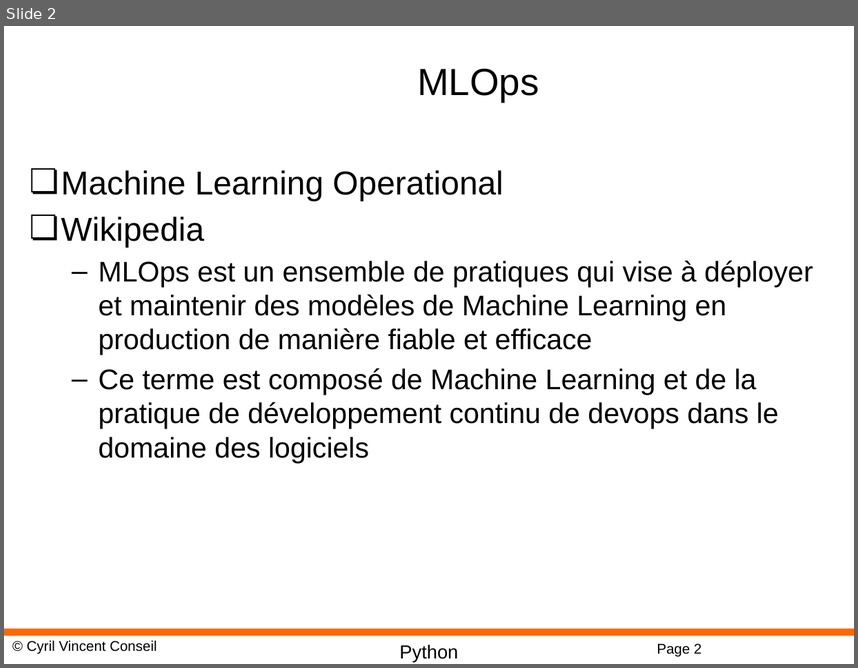
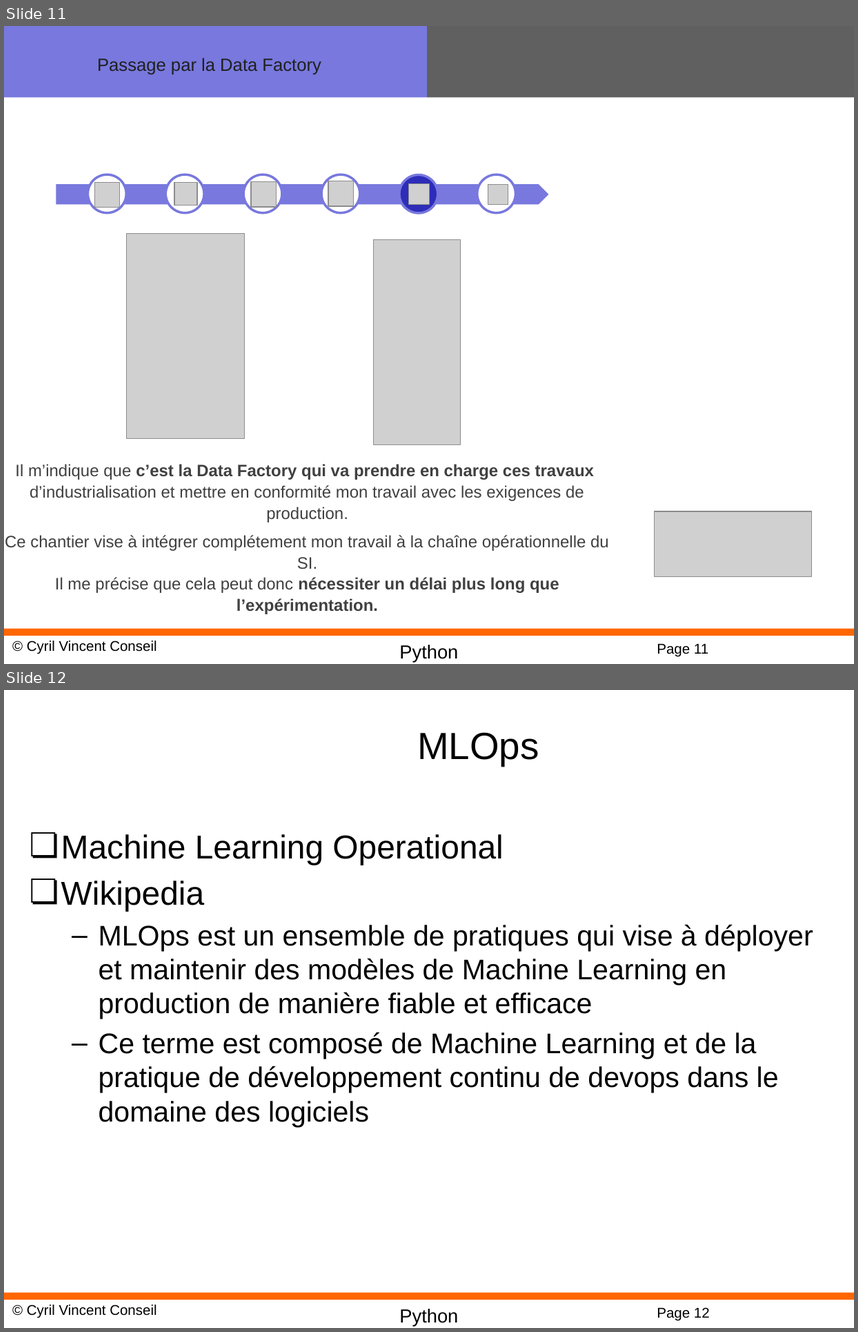
Before and after one commit to cyrilvincent/bigdata, a slide deck: ppt/BigData12-Project.pptx. Shown one above the other, each under a label of ours: slide 2 before the commit, slides 11 and 12 after it. The pictures are 858x668 and 858x1332 pixels, drawn with LibreOffice and Linux fonts; fonts in the diff are those of the drawing; grey boxes stand for pictures; background and template pictures are left out. Boxes give left, top, right and bottom in pixels: in the first picture for what was removed or moved away, otherwise in the second. Text is boxed around its words. In the diff, an @@ line names an element or a change of style, - is before the commit and + after.

```diff
--- a/ppt/BigData12-Project.pptx
+++ b/ppt/BigData12-Project.pptx
@@ slide 11 added at bbox=[4, 26, 854, 664], background #FFFFFF; not listed: 4 template elements that a slide beside it also shows @@
@@ rectangle added at bbox=[4, 26, 428, 97], fill #7878DE @@
@@ rectangle added at bbox=[428, 26, 854, 97], fill #606060 @@
@@ title added at bbox=[97, 58, 321, 75], 15 pt, text #202020 @@
+Passage par la Data Factory
@@ group added at bbox=[56, 175, 549, 213]: 6 ellipses, 6 pictures, 1 pentagon arrow @@
@@ picture added at bbox=[126, 234, 245, 439] @@
@@ picture added at bbox=[374, 239, 461, 444] @@
@@ text added at bbox=[5, 463, 609, 614], 14 pt, text #404040 @@
+Il m’indique que c’est la Data Factory qui va prendre en charge ces travaux
+d’industrialisation et mettre en conformité mon travail avec les exigences de production.
+Ce chantier vise à intégrer complétement mon travail à la chaîne opérationnelle du SI.
+Il me précise que cela peut donc nécessiter un délai plus long que l’expérimentation.
@@ picture added at bbox=[654, 511, 811, 576] @@
@@ text added at bbox=[410, 535, 424, 547], 10.5 pt, text #FFFFFF, bold @@
+Notes pour la mise en œuvre (explication animation, images, effets…) :
@@ what was slide 2 is now slide 12 @@
@@ page number at bbox=[657, 1307, 710, 1321]: text changed @@
-Page 2
+Page 12
```
Also in this commit, not shown: 10 other slides added, 1 slide removed, 11 other files.
